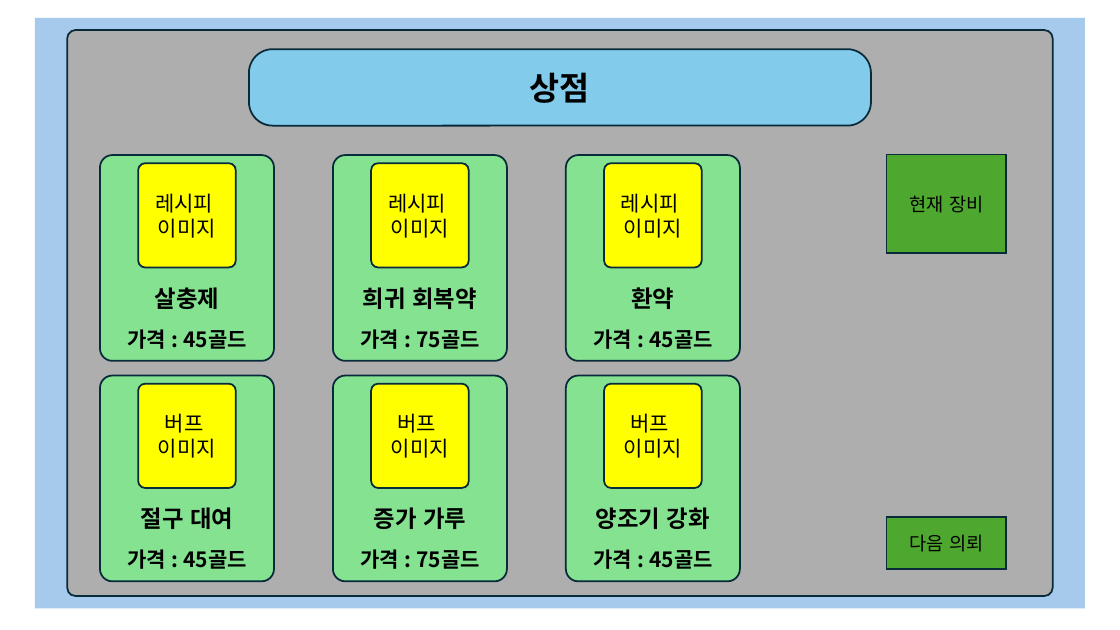
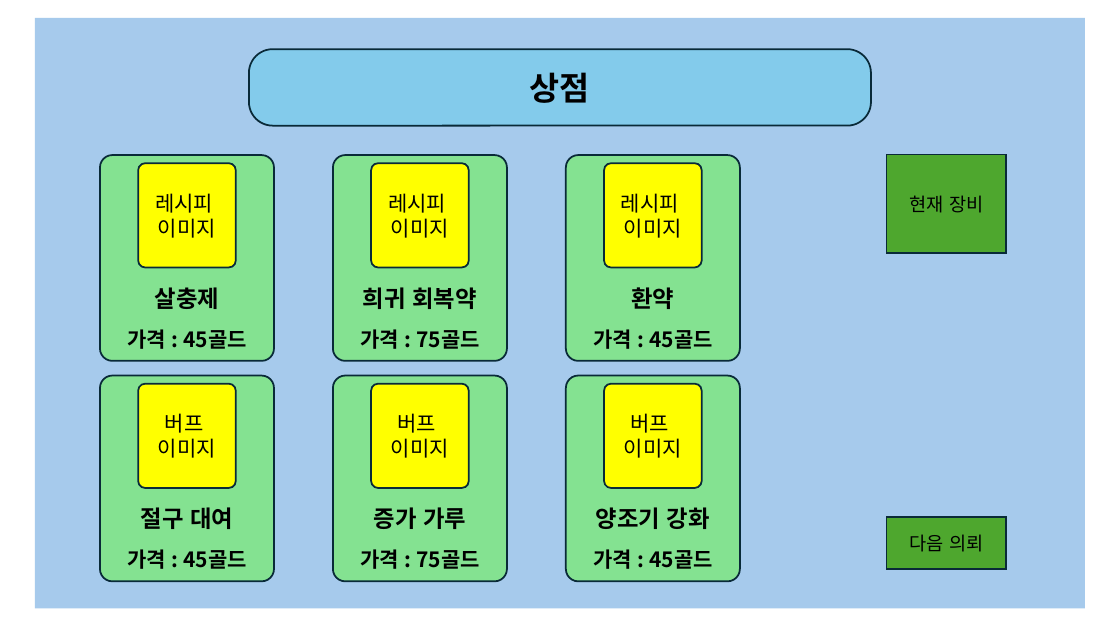
Before and after one commit to gws1017/BlackPotion, a slide deck: slide 14 of document/UI.pptx (slide 10 before the commit). Drawn at 1120x630 pixels with LibreOffice and Linux fonts; fonts in the diff are those of the drawing. Boxes give left, top, right and bottom in pixels: in the first picture for what was removed or moved away, otherwise in the second. Text is boxed around its words. In the diff, an @@ line names an element or a change of style, - is before the commit and + after.

```diff
--- a/document/UI.pptx
+++ b/document/UI.pptx
@@ rounded rectangle removed at (67,30,1053,597) @@
```
Also in this commit, not shown: 9 other slides changed, 4 slides added, 2 other files.
